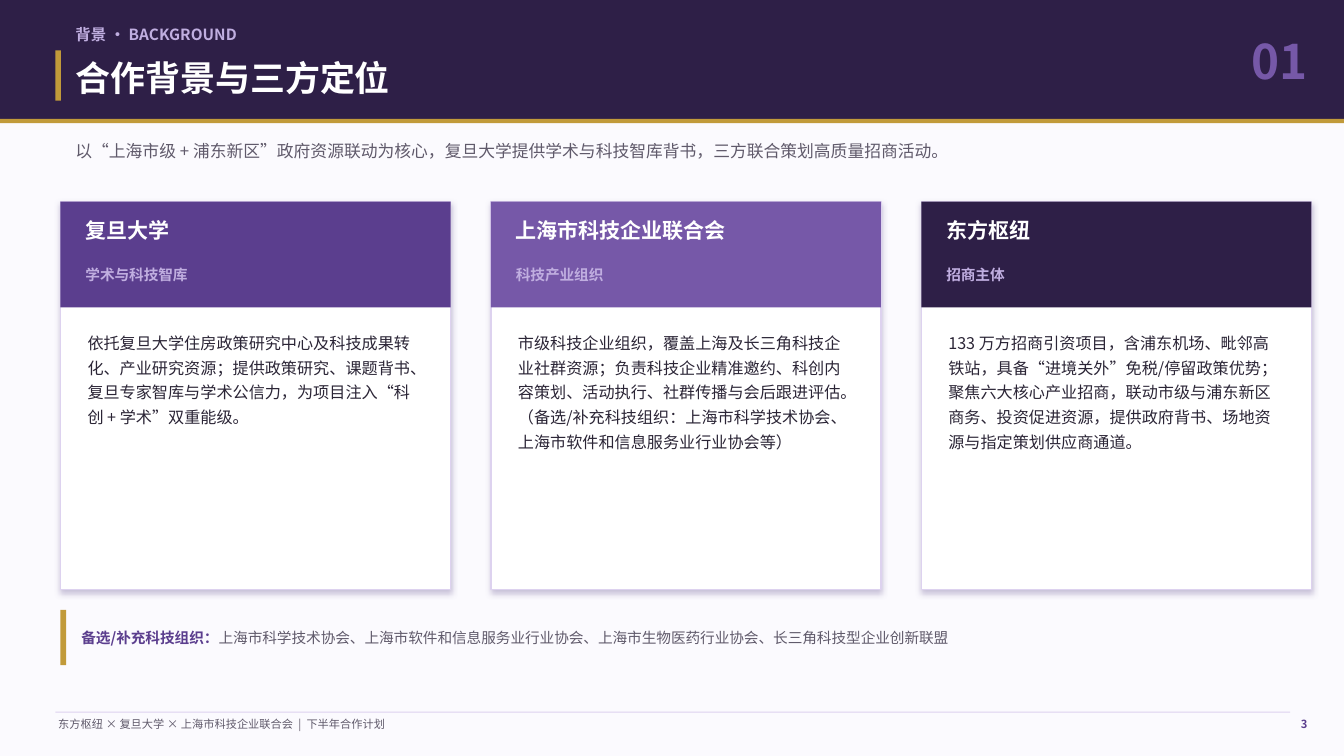
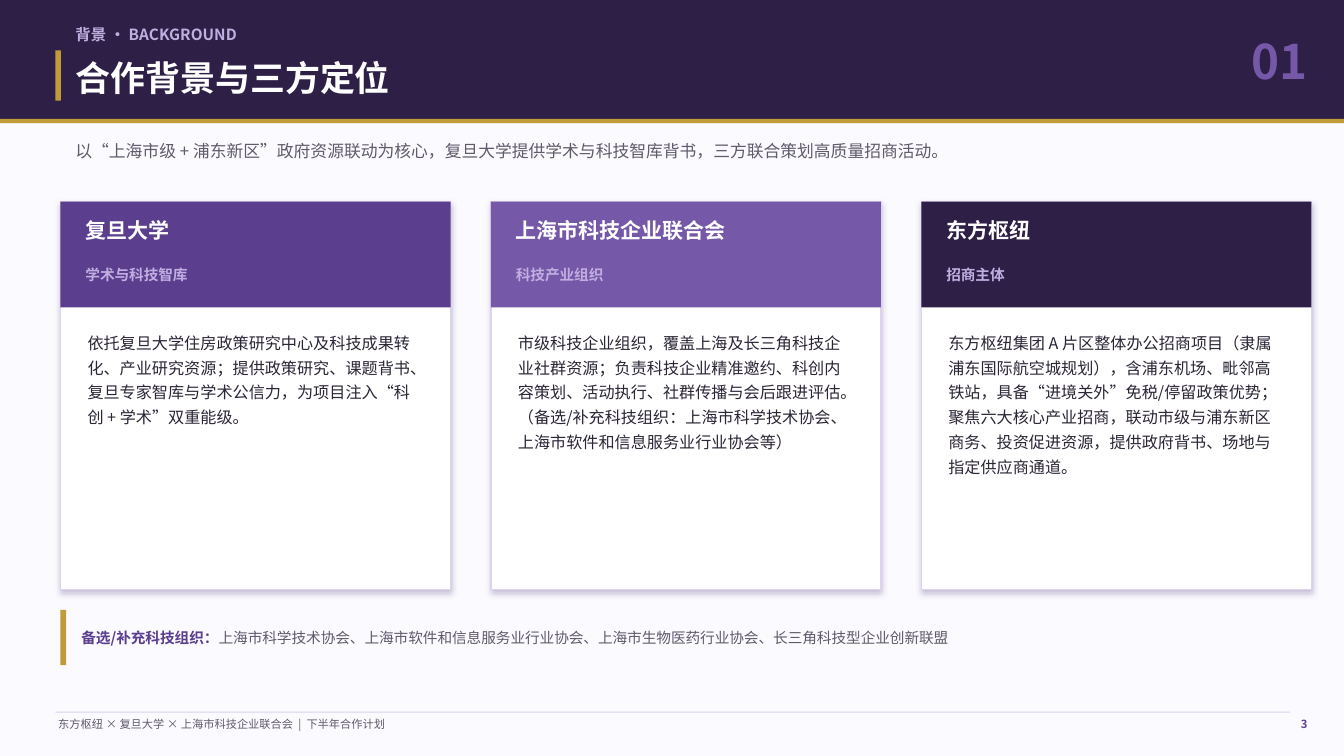
Before and after one commit to hujigang2010-maker/AIDEN, a slide deck: slide 3 of 东方枢纽三方合作计划_汇报PPT.pptx. Drawn at 1344x756 pixels with LibreOffice and Linux fonts; fonts in the diff are those of the drawing. Boxes give left, top, right and bottom in pixels: in the first picture for what was removed or moved away, otherwise in the second. Text is boxed around its words. In the diff, an @@ line names an element or a change of style, - is before the commit and + after.

```diff
--- a/东方枢纽三方合作计划_汇报PPT.pptx
+++ b/东方枢纽三方合作计划_汇报PPT.pptx
@@ text at (948,335,1277,475): text changed @@
-133 万方招商引资项目，含浦东机场、毗邻高铁站，具备“进境关外”免税/停留政策优势；聚焦六大核心产业招商，联动市级与浦东新区商务、投资促进资源，提供政府背书、场地资源与指定策划供应商通道。
+东方枢纽集团 A 片区整体办公招商项目（隶属浦东国际航空城规划），含浦东机场、毗邻高铁站，具备“进境关外”免税/停留政策优势；聚焦六大核心产业招商，联动市级与浦东新区商务、投资促进资源，提供政府背书、场地与指定供应商通道。
```
Also in this commit, not shown: 15 other slides changed, 1 slide added, 4 other files.
